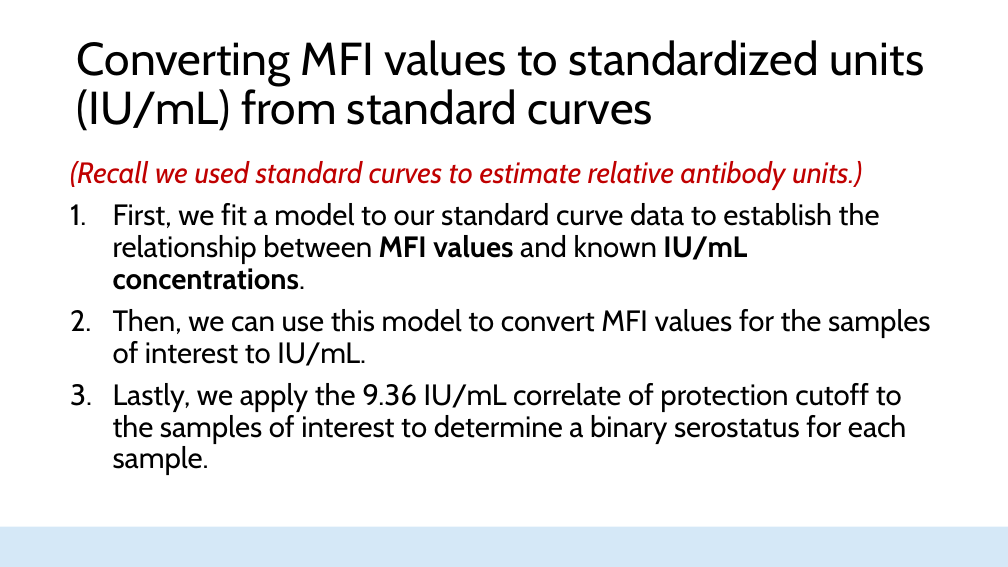
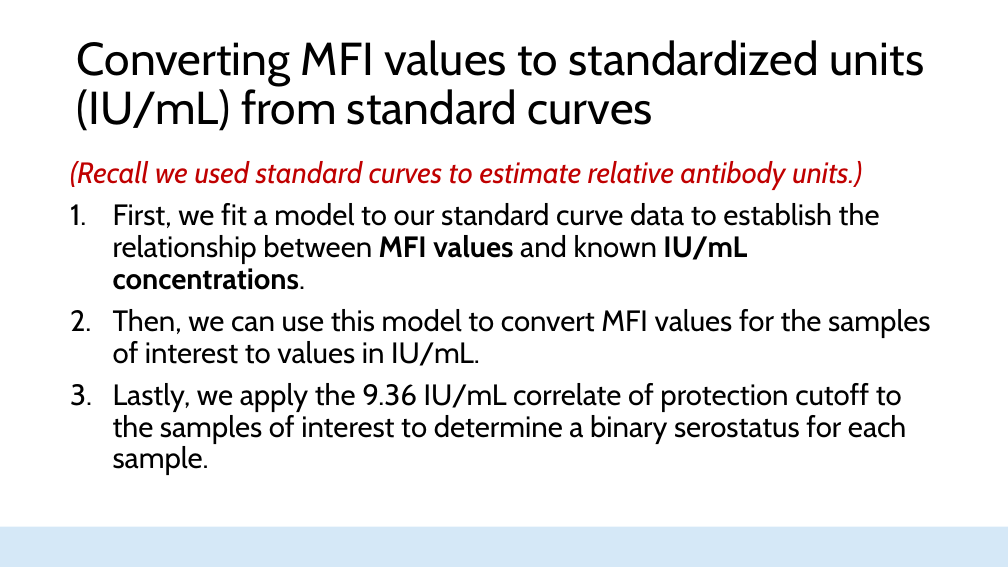
Before and after one commit to HopkinsIDD/seroanalytics_workshop, a slide deck: slide 12 of Part 4/Lecture 4.pptx. Drawn at 1008x567 pixels with LibreOffice and Linux fonts; fonts in the diff are those of the drawing; background and template pictures are left out. Boxes give left, top, right and bottom in pixels: in the first picture for what was removed or moved away, otherwise in the second. Text is boxed around its words. In the diff, an @@ line names an element or a change of style, - is before the commit and + after.

```diff
--- a/Part 4/Lecture 4.pptx
+++ b/Part 4/Lecture 4.pptx
@@ text at (113,309,930,366): text changed @@
-2. Then, we can use this model to convert MFI values for the samples of interest to IU/mL.
+2. Then, we can use this model to convert MFI values for the samples of interest to values in IU/mL.
```
Also in this commit, not shown: 4 other slides changed, 5 other files.
